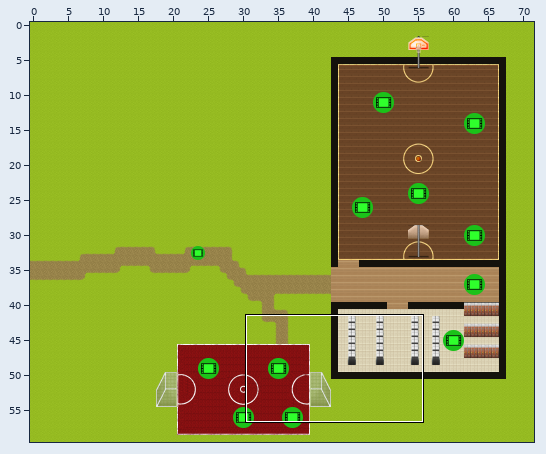
One commit to this Tiled map (JSON): raw/maps/sport.json. Above, an overview of the earlier version with the close-up marked.
Close-up. Before:
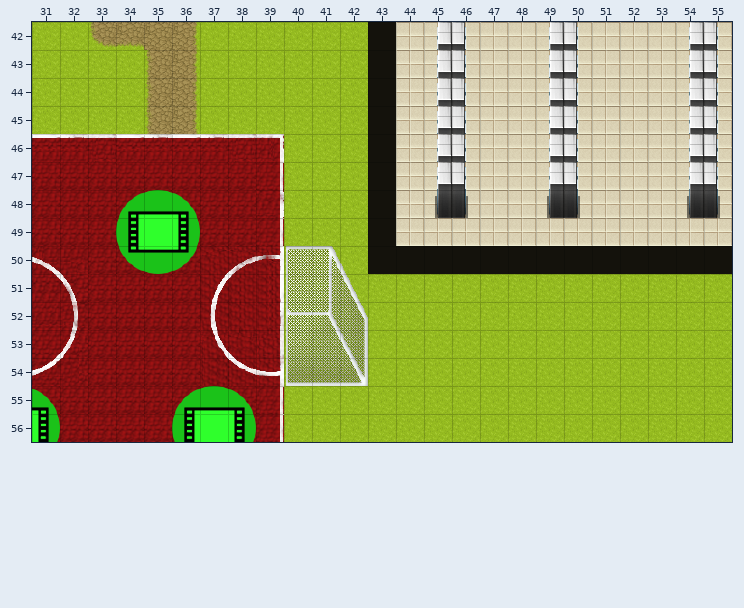
Cells are 32x32 px. Shown: x 31..55, y 42..56. The commit also changed other parts of the map, which this record leaves out.
New version:
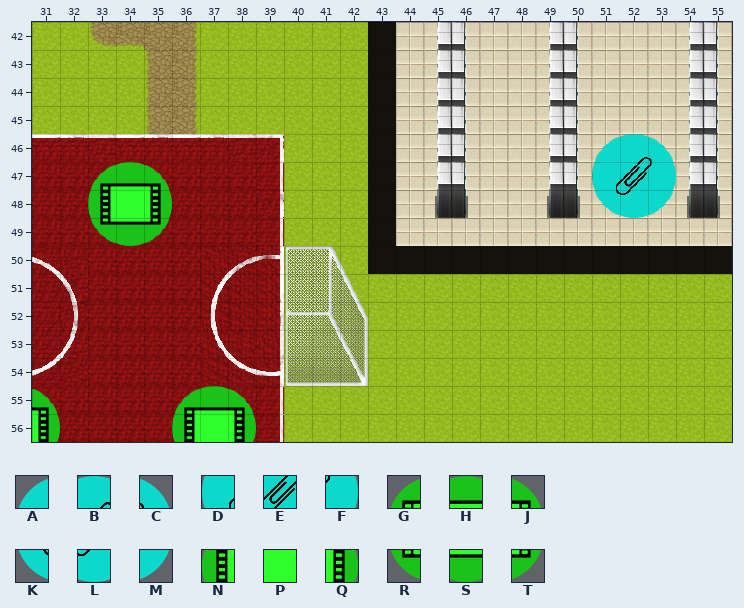
Key: from "Icons": A 33, B 34, C 35, D 44, E 45, F 46, G 50, H 51, J 52, K 55, L 56, M 57, N 61, P 62, Q 63, R 72, S 73, T 74.
_ is an empty cell, . an unchanged one.
Tiles of an added or newly shown layer are drawn over the layers below it.
Diff:
--- layer "Video9"
@@ x 34..36 @@
-48 GHJ
-49 NPQ
-50 RST
+48 ___
+49 ___
+50 ___
--- layer "Video11"
@@ x 33..35 @@
-47 ___
-48 ___
-49 ___
+47 GHJ
+48 NPQ
+49 RST
--- layer "Website1" (added)
@@ x 51..53 @@
-46 ___
-47 ___
-48 ___
+46 ABC
+47 DEF
+48 KLM
